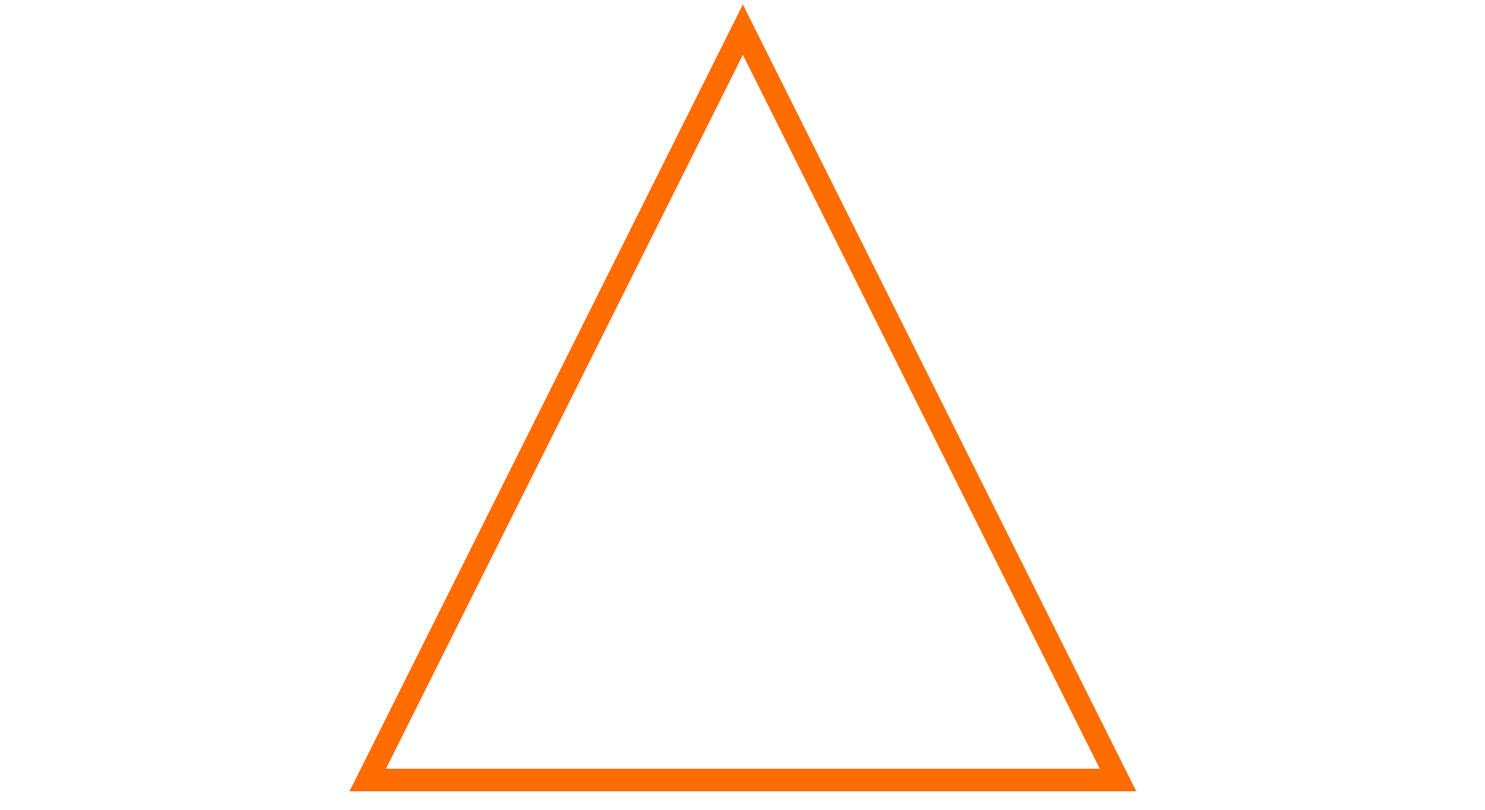
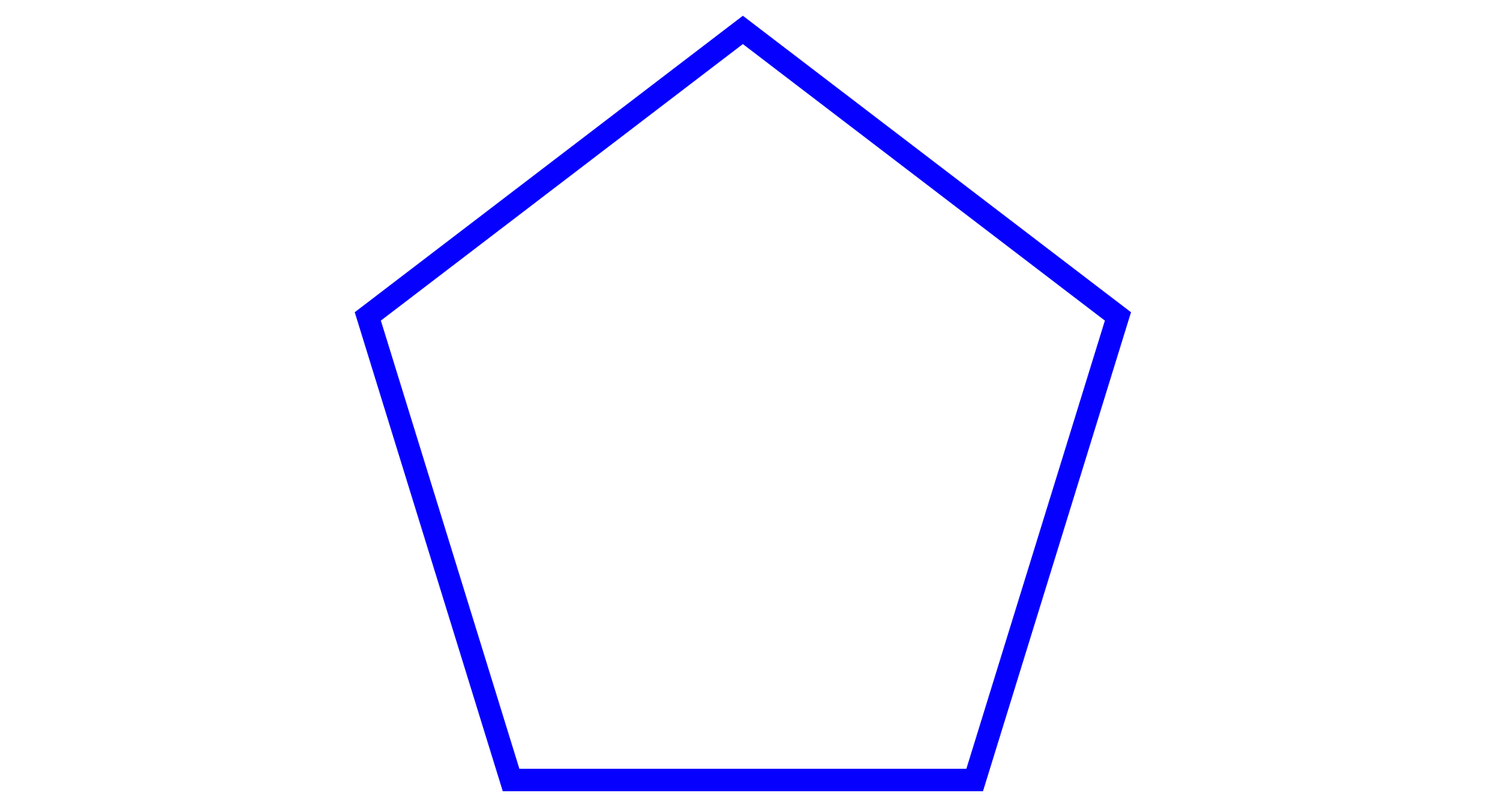
Before/after of a 1485x810 layered artwork. What changed in the layer stack:
added layer "NotePentagonEnd" above "JudgementLinePentagon" over [354, 15, 1132, 792]
hid "NoteTriangle" over [349, 4, 1137, 792]
